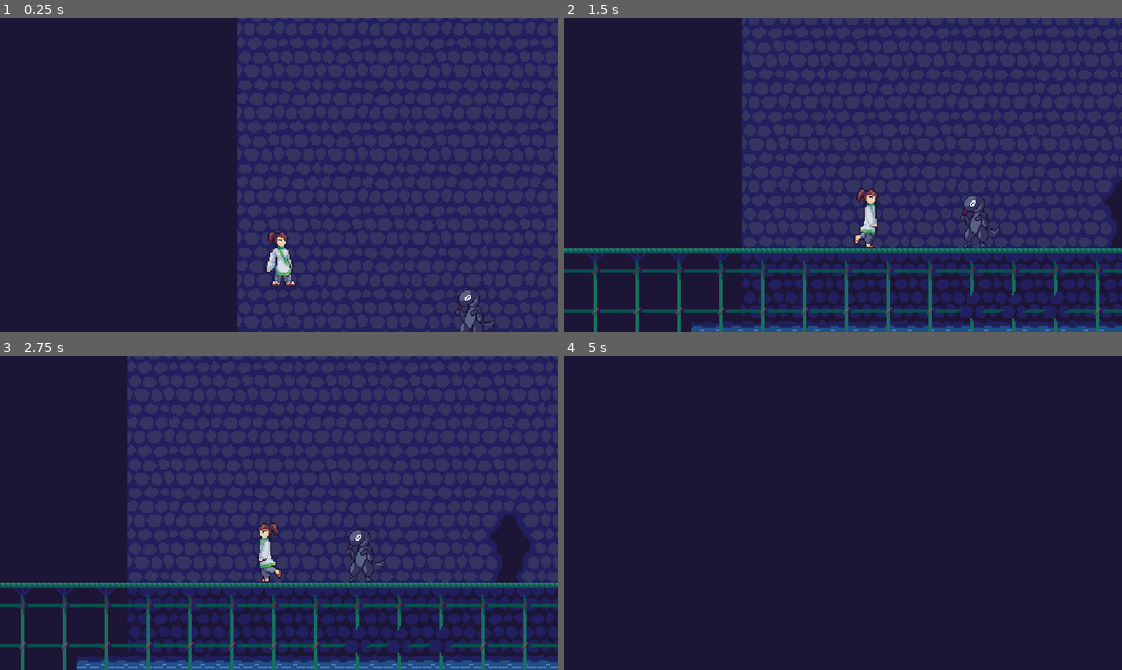
Above: before the commit, frames 1-4 (two rows, left to right).
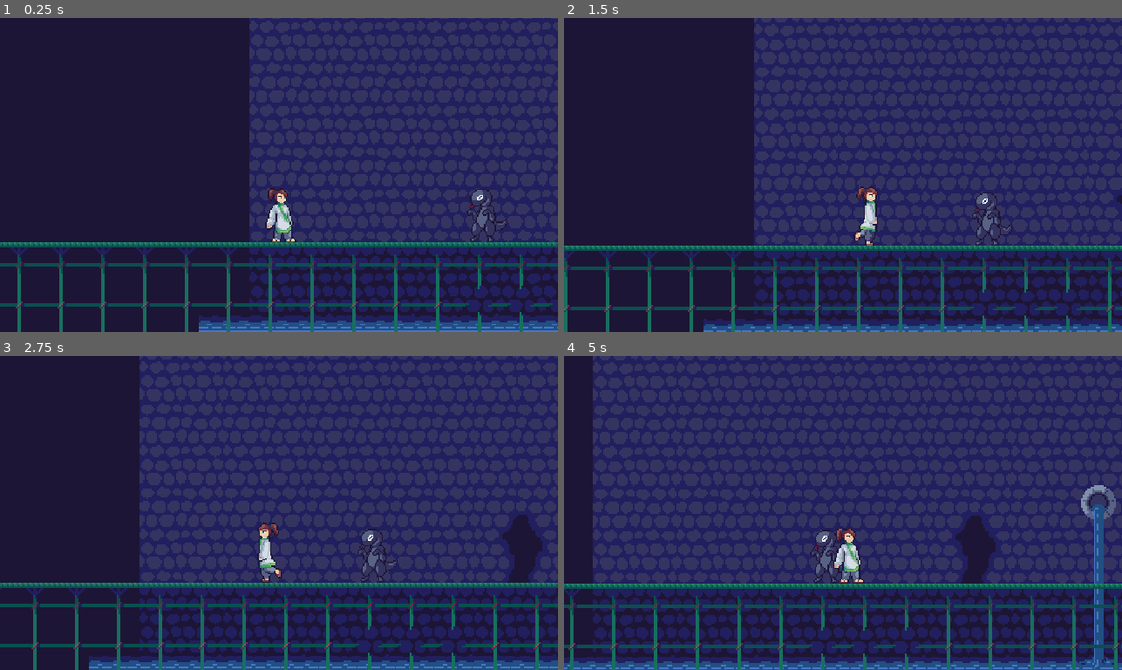
Above: after the commit, the same moments.

Repository: Aurpheus/TF_GameJam_2023
Game: Godot game, scene res://scenes/loader.tscn
Same seed, same stepped clock (60 frames per second), same inputs: the game is played once before the commit and once after it. The project has no main scene, so this scene is started directly.
Inputs (mouse positions are in pixels of both pictures, inside the frame that each line leads up to):
- Up to frame 1 (0.25 s): no input
- Up to frame 2 (1.5 s): tap Enter (ui_accept) at 0.5, 0.77 s; hold Shift (sneak) 0.53-1.28 s; hold Right (ui_right) from 0.53 s (still down); tap Shift (sneak) at 1.35 s
- Up to frame 3 (2.75 s): tap Enter (ui_accept) at 1.52 s; release Right (ui_right) at 2.03 s; hold Left (ui_left) from 2.03 s (still down); hold Shift (sneak) from 2.03 s (still down)
- Up to frame 4 (5 s): release Left (ui_left) at 2.78 s; release Shift (sneak) at 2.78 s; hold Right (ui_right) 2.78-4.25 s; tap Shift (sneak) at 2.85 s; tap Enter (ui_accept) at 3.02, 3.77 s; hold Shift (sneak) 3.53-4.25 s; tap P (pause) at 4.15 s; click (843, 456) at 4.25 s, where only the run after the commit has a clickable "Unpause"

The runs differ from the first frame. In frame 1, 16% of the frame differs, in the area x 0-100%, y 0-100%; in frame 2, 17%; in frame 3, 12%; in frame 4, 86%.

Commit message:
pause menu is gud >:3

Diff:
--- /dev/null
+++ b/Game/basic.tres
@@ -0,0 +1,6 @@
+[gd_resource type="Theme" load_steps=2 format=3 uid="uid://cor8s7fx2ocmk"]
+
+[ext_resource type="FontFile" uid="uid://dlgd5bvlo5x13" path="res://fonts/alagard.ttf" id="1_mqyop"]
+
+[resource]
+default_font = ExtResource("1_mqyop")
--- a/Game/scenes/levels/intro/test_level.tscn
+++ b/Game/scenes/levels/intro/test_level.tscn
@@ -1261,7 +1261,7 @@
 
 [node name="Level" type="Node2D"]
 script = ExtResource("1_4hivp")
-spawnPoints = Array[Vector2]([Vector2(-24, 119), Vector2(304, 119)])
+spawnPoints = Array[Vector2]([Vector2(-31, 184.244), Vector2(304, 119)])
 spawnIndex = 1
 
 [node name="TileMap" type="TileMap" parent="."]
--- a/Game/scenes/loader.tscn
+++ b/Game/scenes/loader.tscn
@@ -1,6 +1,7 @@
-[gd_scene load_steps=2 format=3 uid="uid://crakbihrne4fh"]
+[gd_scene load_steps=3 format=3 uid="uid://crakbihrne4fh"]
 
 [ext_resource type="Script" path="res://scripts/loader.gd" id="1_jrxq7"]
+[ext_resource type="PackedScene" uid="uid://bk23h155nbu8" path="res://scenes/menus/pause.tscn" id="2_jfy2r"]
 
 [node name="Loader" type="Node2D"]
 process_mode = 3
@@ -21,17 +22,4 @@
 offset_right = 40.0
 offset_bottom = 40.0
 
-[node name="pause" type="Control" parent="menus"]
-visible = false
-anchors_preset = 0
-offset_right = 40.0
-offset_bottom = 40.0
-
-[node name="ColorRect" type="ColorRect" parent="menus/pause"]
-z_index = 1240
-z_as_relative = false
-layout_mode = 0
-offset_top = -8.0
-offset_right = 320.0
-offset_bottom = 184.0
-color = Color(0.113725, 0.0823529, 0.207843, 1)
+[node name="pause" parent="menus" instance=ExtResource("2_jfy2r")]
--- /dev/null
+++ b/Game/scenes/menus/pause.tscn
@@ -0,0 +1,56 @@
+[gd_scene load_steps=3 format=3 uid="uid://bk23h155nbu8"]
+
+[ext_resource type="Theme" uid="uid://cor8s7fx2ocmk" path="res://basic.tres" id="1_4m8gf"]
+[ext_resource type="Script" path="res://scripts/pause.gd" id="1_xb3mm"]
+
+[node name="pause" type="Control"]
+visible = false
+layout_mode = 3
+anchors_preset = 0
+offset_right = 40.0
+offset_bottom = 40.0
+script = ExtResource("1_xb3mm")
+
+[node name="ColorRect" type="ColorRect" parent="."]
+z_index = 1100
+z_as_relative = false
+layout_mode = 0
+offset_top = -8.0
+offset_right = 320.0
+offset_bottom = 184.0
+color = Color(0.113725, 0.0823529, 0.207843, 1)
+
+[node name="Label" type="Label" parent="ColorRect"]
+texture_filter = 1
+layout_mode = 0
+offset_left = 121.0
+offset_top = 19.0
+offset_right = 198.0
+offset_bottom = 52.0
+theme = ExtResource("1_4m8gf")
+text = "PAUSE"
+horizontal_alignment = 1
+vertical_alignment = 1
+
+[node name="Unpause" type="Button" parent="ColorRect"]
+texture_filter = 1
+layout_mode = 0
+offset_left = 110.0
+offset_top = 52.0
+offset_right = 209.0
+offset_bottom = 75.0
+theme = ExtResource("1_4m8gf")
+text = "Unpause"
+
+[node name="Quit" type="Button" parent="ColorRect"]
+texture_filter = 1
+offset_left = 110.0
+offset_top = 151.0
+offset_right = 209.0
+offset_bottom = 174.0
+theme = ExtResource("1_4m8gf")
+text = "Quit
+"
+
+[connection signal="pressed" from="ColorRect/Unpause" to="." method="_on_unpause_pressed"]
+[connection signal="pressed" from="ColorRect/Quit" to="." method="_on_quit_pressed"]
--- a/Game/scenes/screens/screens.tscn
+++ /dev/null
@@ -1,18 +0,0 @@
-[gd_scene format=3 uid="uid://3x1l8kopf3p4"]
-
-[node name="Screens" type="Control"]
-layout_mode = 3
-anchors_preset = 0
-offset_left = -163.0
-offset_top = -117.0
-offset_right = 162.0
-offset_bottom = 70.0
-
-[node name="ColorRect" type="ColorRect" parent="."]
-z_index = 505
-layout_mode = 0
-offset_left = -20.0
-offset_top = -21.0
-offset_right = 348.0
-offset_bottom = 215.0
-color = Color(0.113725, 0.0823529, 0.207843, 1)
--- a/Game/scripts/loader.gd
+++ b/Game/scripts/loader.gd
@@ -13,15 +13,15 @@
 
 # Called every frame. 'delta' is the elapsed time since the previous frame.
 func _process(delta):
-	if Input.is_action_just_pressed("pause"):
-		get_hero().get_node("Camera2D").enabled = !get_hero().get_node("Camera2D").enabled
-		$menuCam.enabled = !$menuCam.enabled
-		$menus/pause.visible = !$menus/pause.visible
-		get_tree().paused = !get_tree().paused
+	if Input.is_action_just_pressed("pause") and $Level.get_child_count() > 0:
+		pause()
 	pass
 
 func pause():
-	print("pause !")
+	get_hero().get_node("Camera2D").enabled = !get_hero().get_node("Camera2D").enabled
+	$menuCam.enabled = !$menuCam.enabled
+	$menus/pause.visible = !$menus/pause.visible
+	get_tree().paused = !get_tree().paused
 
 func get_hero():
 	return $Level/Level/Hero
--- /dev/null
+++ b/Game/scripts/pause.gd
@@ -0,0 +1,19 @@
+extends Control
+
+
+# Called when the node enters the scene tree for the first time.
+func _ready():
+	pass # Replace with function body.
+
+
+# Called every frame. 'delta' is the elapsed time since the previous frame.
+func _process(delta):
+	pass
+
+
+func _on_unpause_pressed():
+	get_parent().get_parent().pause()
+
+
+func _on_quit_pressed():
+	get_tree().quit()
Binary file added: Game/fonts/alagard.ttf
Not shown, added: Game/fonts/alagard.ttf.import
